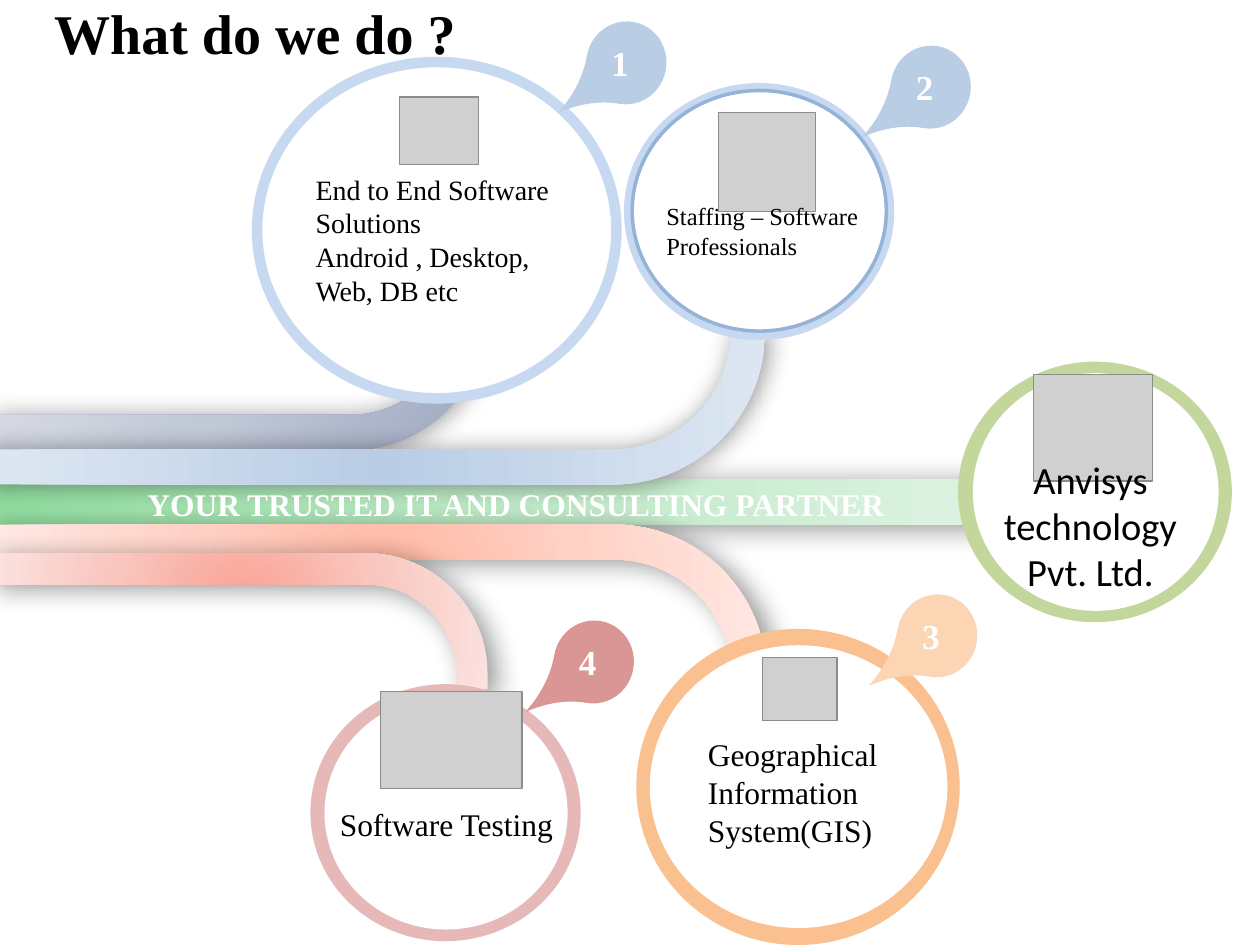
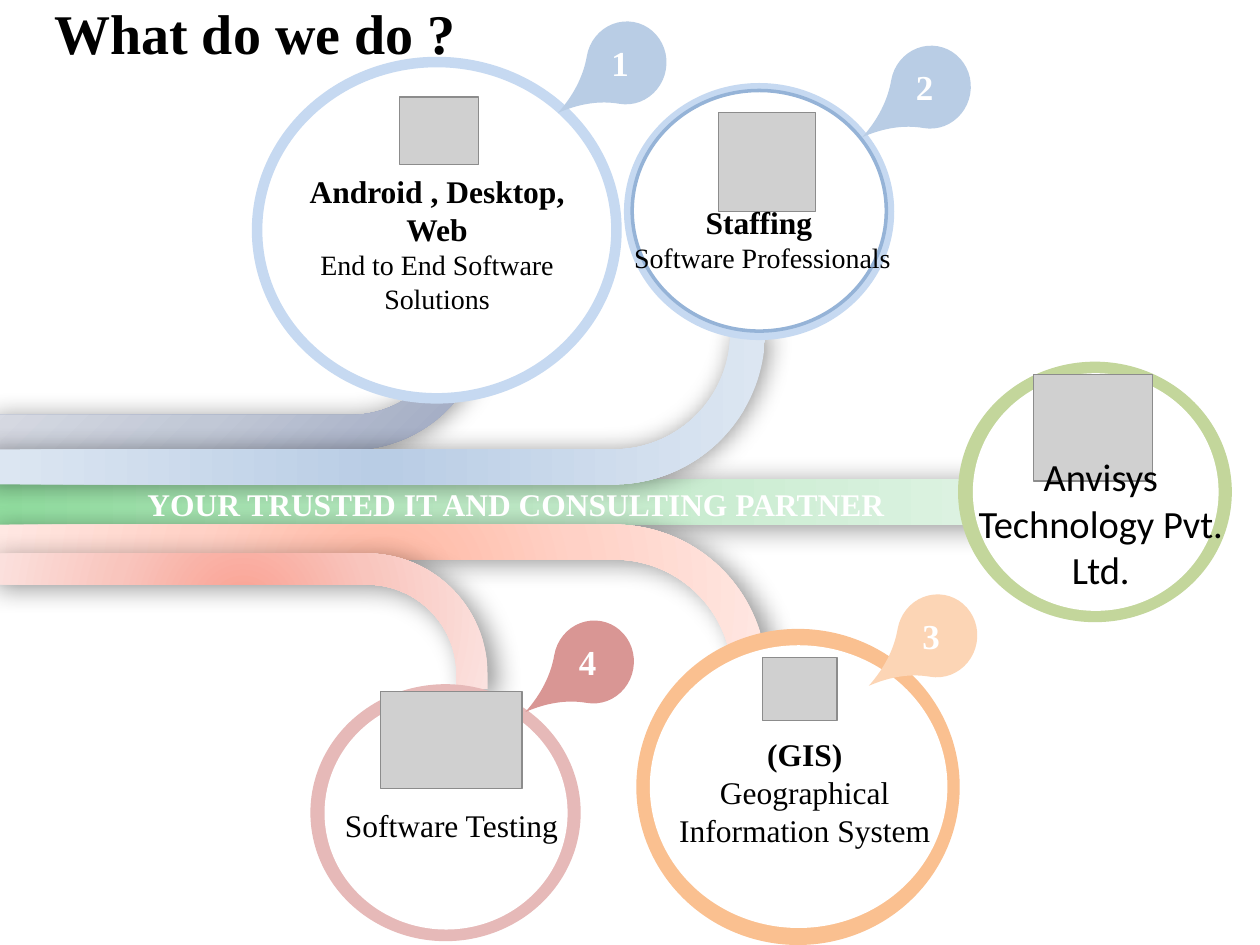
Before and after one commit to Anvisys/Documents, a slide deck: slide 3 of Anvisys-Profile.pptx. Drawn at 1260x945 pixels with LibreOffice and Linux fonts; fonts in the diff are those of the drawing; grey boxes stand for pictures. Boxes give left, top, right and bottom in pixels: in the first picture for what was removed or moved away, otherwise in the second. Text is boxed around its words. In the diff, an @@ line names an element or a change of style, - is before the commit and + after.

```diff
--- a/Anvisys-Profile.pptx
+++ b/Anvisys-Profile.pptx
@@ text at [310, 181, 564, 242]: paragraph added @@
+Android , Desktop, Web
@@ text at [634, 209, 891, 273]: text changed; size 14 to 16 pt @@
-Staffing – Software Professionals
+Staffing
+Software Professionals
@@ text at [316, 247, 529, 305]: paragraph removed @@
-Android , Desktop, Web, DB etc
@@ text at [320, 255, 554, 310]: alignment left to centre @@
@@ text at [979, 459, 1223, 585]: text changed @@
-Anvisys technology Pvt. Ltd.
+Anvisys Technology Pvt. Ltd.
@@ text at [679, 744, 930, 848]: text changed @@
-Geographical Information System(GIS)
+(GIS)
+Geographical Information System
@@ text "Software Testing" at [345, 815, 558, 844]: alignment left to centre @@
```
Also in this commit, not shown: 3 other slides changed.
